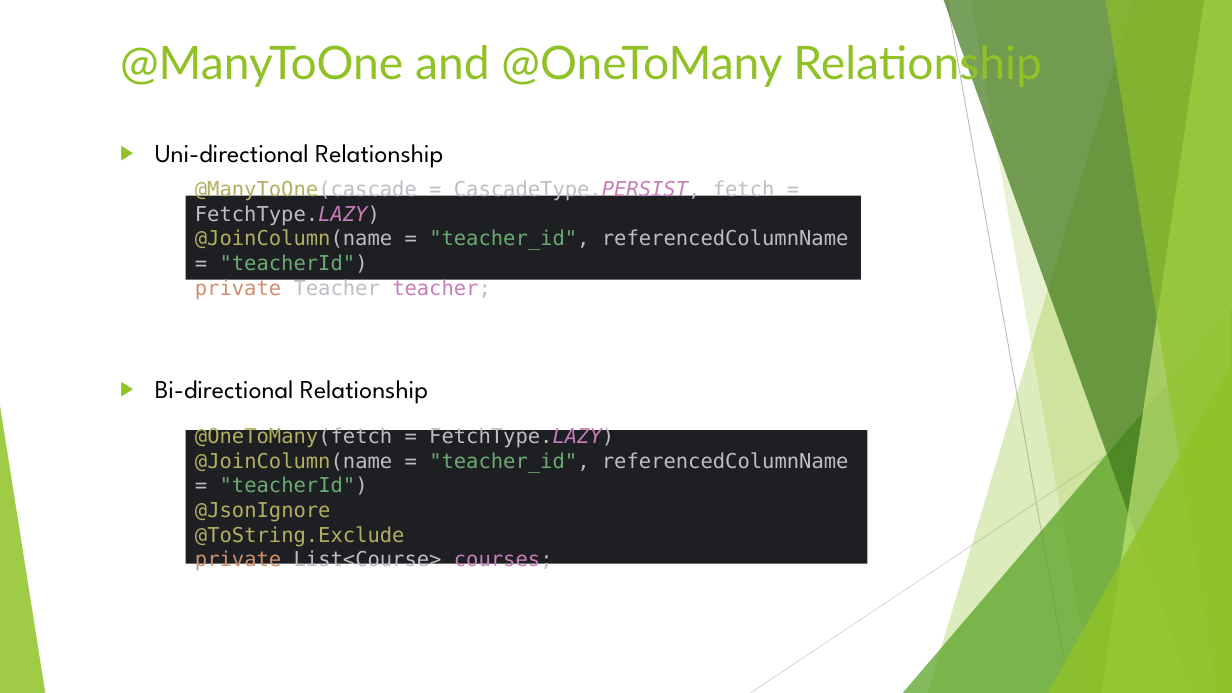
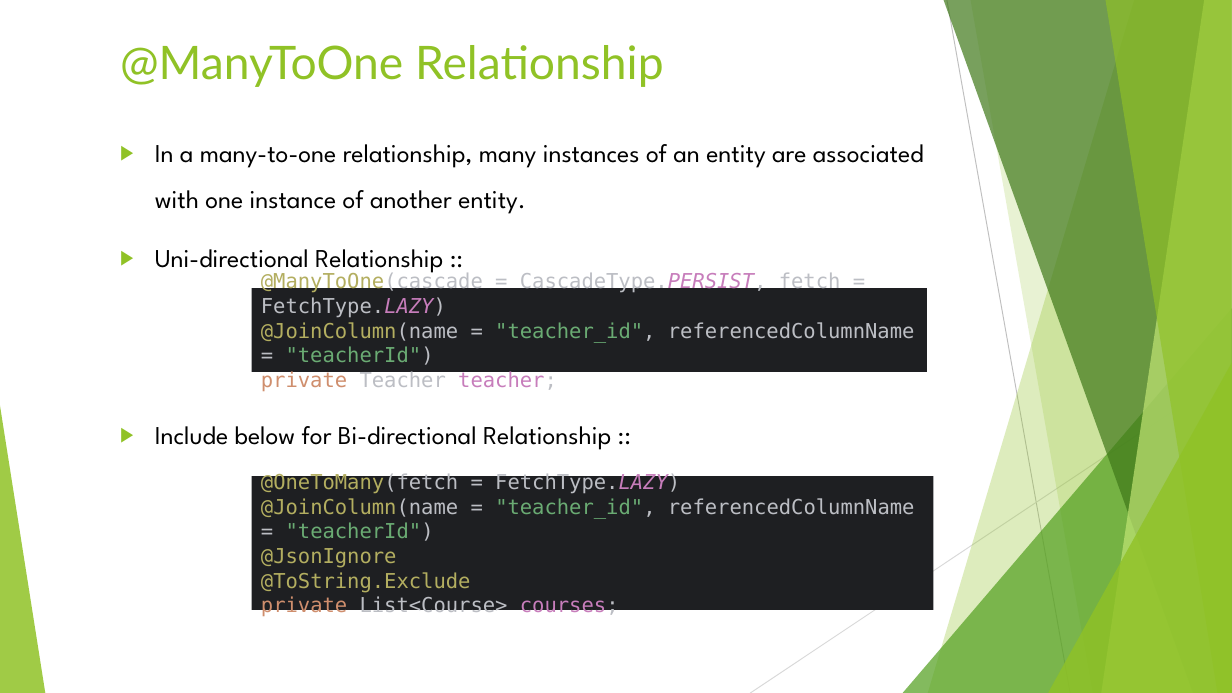
Before and after one commit to SwarnadeepGhosh/CollegeAPI-JPA, a slide deck: slide 14 of img/JPATutorial.pptx (slide 10 before the commit). Drawn at 1232x693 pixels with LibreOffice and Linux fonts; fonts in the diff are those of the drawing. Boxes give left, top, right and bottom in pixels: in the first picture for what was removed or moved away, otherwise in the second. Text is boxed around its words. In the diff, an @@ line names an element or a change of style, - is before the commit and + after.

```diff
--- a/img/JPATutorial.pptx
+++ b/img/JPATutorial.pptx
@@ title at box(120, 45, 664, 87): text changed @@
-@ManyToOne and @OneToMany Relationship
+@ManyToOne Relationship
@@ text at box(155, 144, 924, 450): text changed @@
-▶ Uni-directional Relationship
-▶ Bi-directional Relationship
+▶ In a many-to-one relationship, many instances of an entity are associated with one instance of another entity.
+▶ Uni-directional Relationship ::
+▶ Include below for Bi-directional Relationship ::
@@ rectangle "@ManyToOne(cascade = CascadeType.PERSIST, fetch = ...": place and size @@
-rectangle "@ManyToOne(cascade = CascadeType.PERSIST, fetch = ..." at box(186, 196, 861, 280)
+rectangle "@ManyToOne(cascade = CascadeType.PERSIST, fetch = ..." at box(251, 288, 927, 372)
@@ rectangle "@OneToMany(fetch = FetchType.LAZY) @JoinColumn(name = ...": place and size @@
-rectangle "@OneToMany(fetch = FetchType.LAZY) @JoinColumn(name = ..." at box(186, 430, 868, 564)
+rectangle "@OneToMany(fetch = FetchType.LAZY) @JoinColumn(name = ..." at box(251, 476, 933, 610)
```
Also in this commit, not shown: 9 other slides changed, 8 slides added, 1 slide removed.
